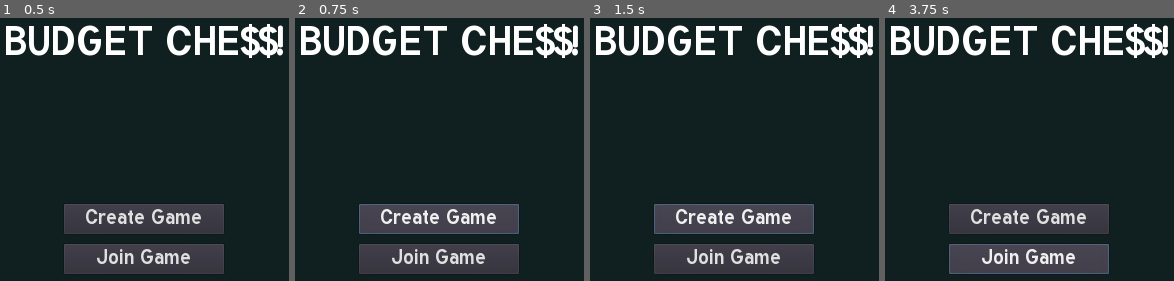
Above: before the commit, frames 1-4 (left to right).
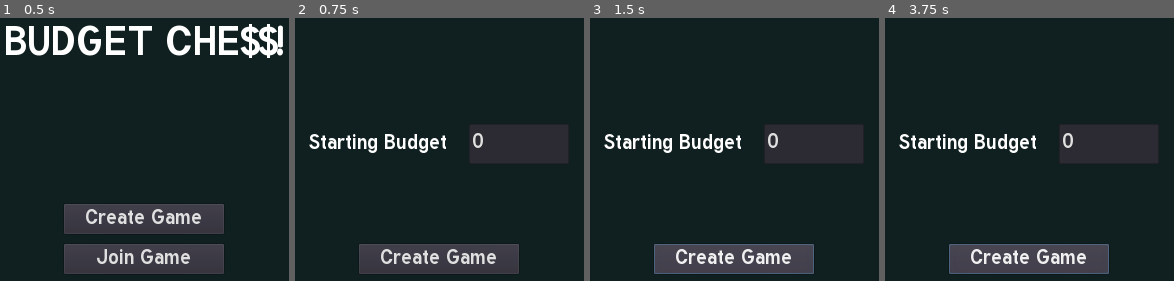
Above: after the commit, the same moments.

Repository: Kumodatsu/budget-chess
Game: Godot game, scene res://scenes/MainMenu.tscn
Two runs of this game, one before a commit and one after it. Both use one fixed random seed, a clock stepped at 60 frames per second and the inputs below.
Inputs (mouse positions are in pixels of both pictures, inside the frame that each line leads up to):
- Up to frame 1 (0.5 s): no input
- Up to frame 2 (0.75 s): click "Create Game" at 0.5 s
- Up to frame 3 (1.5 s): click "Create Game" at 1.25 s
- Up to frame 4 (3.75 s): click "Create Game" at 2 s; click "Create Game" at 2.75 s; click (1029, 259) at 3.5 s, where only the run before the commit has a clickable "Join Game"

Frame 1 is identical in both runs. In frame 2, 19% of the frame differs, in the area x 2-98%, y 2-94%; in frame 3, 20%, in the area x 2-98%, y 2-98%; in frame 4, 19%.

Commit message:
Add game creation scene

Diff:
--- /dev/null
+++ b/budget-chess/scenes/GameCreation.tscn
@@ -0,0 +1,69 @@
+[gd_scene load_steps=6 format=2]
+
+[ext_resource path="res://assets/fonts/tuffy-bold/Tuffy_Bold.ttf" type="DynamicFontData" id=1]
+[ext_resource path="res://scripts/ui/NumericLineEdit.gd" type="Script" id=2]
+
+[sub_resource type="DynamicFont" id=2]
+size = 32
+font_data = ExtResource( 1 )
+
+[sub_resource type="DynamicFont" id=1]
+size = 32
+font_data = ExtResource( 1 )
+
+[sub_resource type="DynamicFont" id=3]
+size = 32
+font_data = ExtResource( 1 )
+
+[node name="GameCreation" type="Node2D"]
+
+[node name="Background" type="ColorRect" parent="."]
+margin_right = 1280.0
+margin_bottom = 720.0
+color = Color( 0.0627451, 0.12549, 0.12549, 1 )
+__meta__ = {
+"_edit_use_anchors_": false
+}
+
+[node name="SettingBudget" type="Control" parent="."]
+margin_left = 432.0
+margin_top = 256.0
+margin_right = 848.0
+margin_bottom = 320.0
+__meta__ = {
+"_edit_use_anchors_": false
+}
+
+[node name="Label" type="Label" parent="SettingBudget"]
+margin_right = 256.0
+margin_bottom = 64.0
+custom_fonts/font = SubResource( 2 )
+text = "Starting Budget"
+valign = 1
+__meta__ = {
+"_edit_use_anchors_": false
+}
+
+[node name="LineEdit" type="LineEdit" parent="SettingBudget"]
+margin_left = 256.0
+margin_right = 416.0
+margin_bottom = 64.0
+custom_fonts/font = SubResource( 1 )
+text = "1000"
+max_length = 8
+script = ExtResource( 2 )
+__meta__ = {
+"_edit_use_anchors_": false
+}
+max_value = 1000000
+
+[node name="ButtonCreateGame" type="Button" parent="."]
+margin_left = 512.0
+margin_top = 448.0
+margin_right = 768.0
+margin_bottom = 496.0
+custom_fonts/font = SubResource( 3 )
+text = "Create Game"
+__meta__ = {
+"_edit_use_anchors_": false
+}
--- a/budget-chess/scenes/MainMenu.tscn
+++ b/budget-chess/scenes/MainMenu.tscn
@@ -1,6 +1,8 @@
-[gd_scene load_steps=4 format=2]
+[gd_scene load_steps=6 format=2]
 
 [ext_resource path="res://assets/fonts/tuffy-bold/Tuffy_Bold.ttf" type="DynamicFontData" id=1]
+[ext_resource path="res://scenes/GameCreation.tscn" type="PackedScene" id=2]
+[ext_resource path="res://scripts/ui/ButtonChangeScene.gd" type="Script" id=3]
 
 [sub_resource type="DynamicFont" id=1]
 size = 64
@@ -38,9 +40,11 @@
 margin_bottom = 432.0
 custom_fonts/font = SubResource( 2 )
 text = "Create Game"
+script = ExtResource( 3 )
 __meta__ = {
 "_edit_use_anchors_": false
 }
+target_scene = ExtResource( 2 )
 
 [node name="ButtonJoinGame" type="Button" parent="."]
 margin_left = 512.0
--- /dev/null
+++ b/budget-chess/scripts/ui/ButtonChangeScene.gd
@@ -0,0 +1,9 @@
+extends Button
+
+export var target_scene: PackedScene
+
+func _ready():
+  var _r = connect("button_up", self, "on_button_up")
+
+func on_button_up():
+  var _r = get_tree().change_scene_to(target_scene)
--- /dev/null
+++ b/budget-chess/scripts/ui/NumericLineEdit.gd
@@ -0,0 +1,29 @@
+extends LineEdit
+
+export var min_value: int = 0
+export var max_value: int = 100
+export var value:     int = 0   setget set_value, get_value
+
+var regex: RegEx = null
+
+func _ready():
+  var _r
+  regex = RegEx.new()
+  _r = regex.compile("^[0-9]*$")
+  _r = connect("text_changed", self, "on_text_changed")
+  _r = connect("text_entered", self, "on_text_entered")
+  set_value(value)
+
+func set_value(value_: int):
+  value = int(clamp(value_, min_value, max_value))
+  text  = String(value)
+
+func get_value():
+  return value
+
+func on_text_changed(new_text: String):
+  if not regex.search(new_text):
+    text = String(value)
+
+func on_text_entered(new_text: String):
+  set_value(int(new_text))
